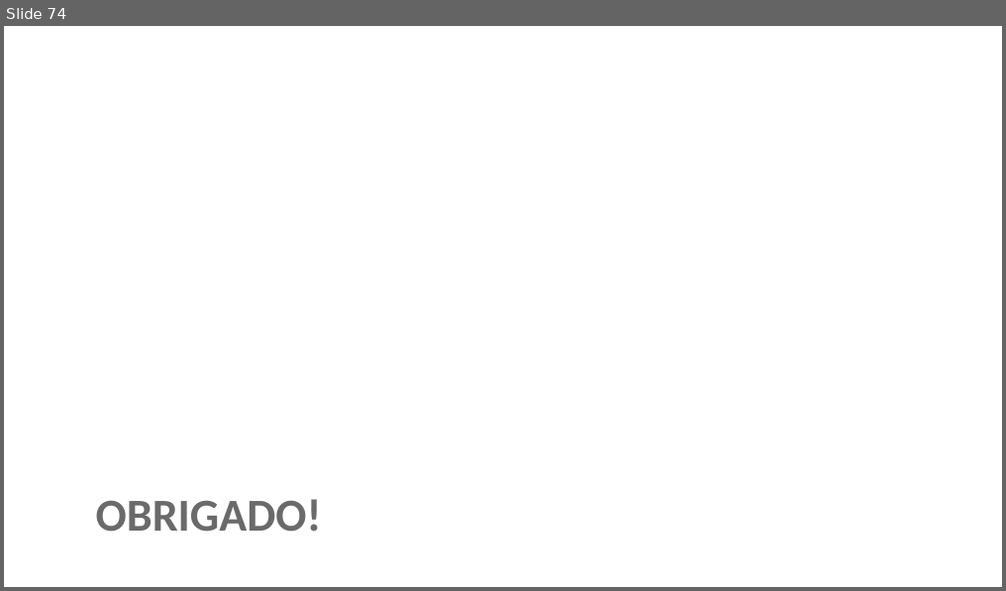
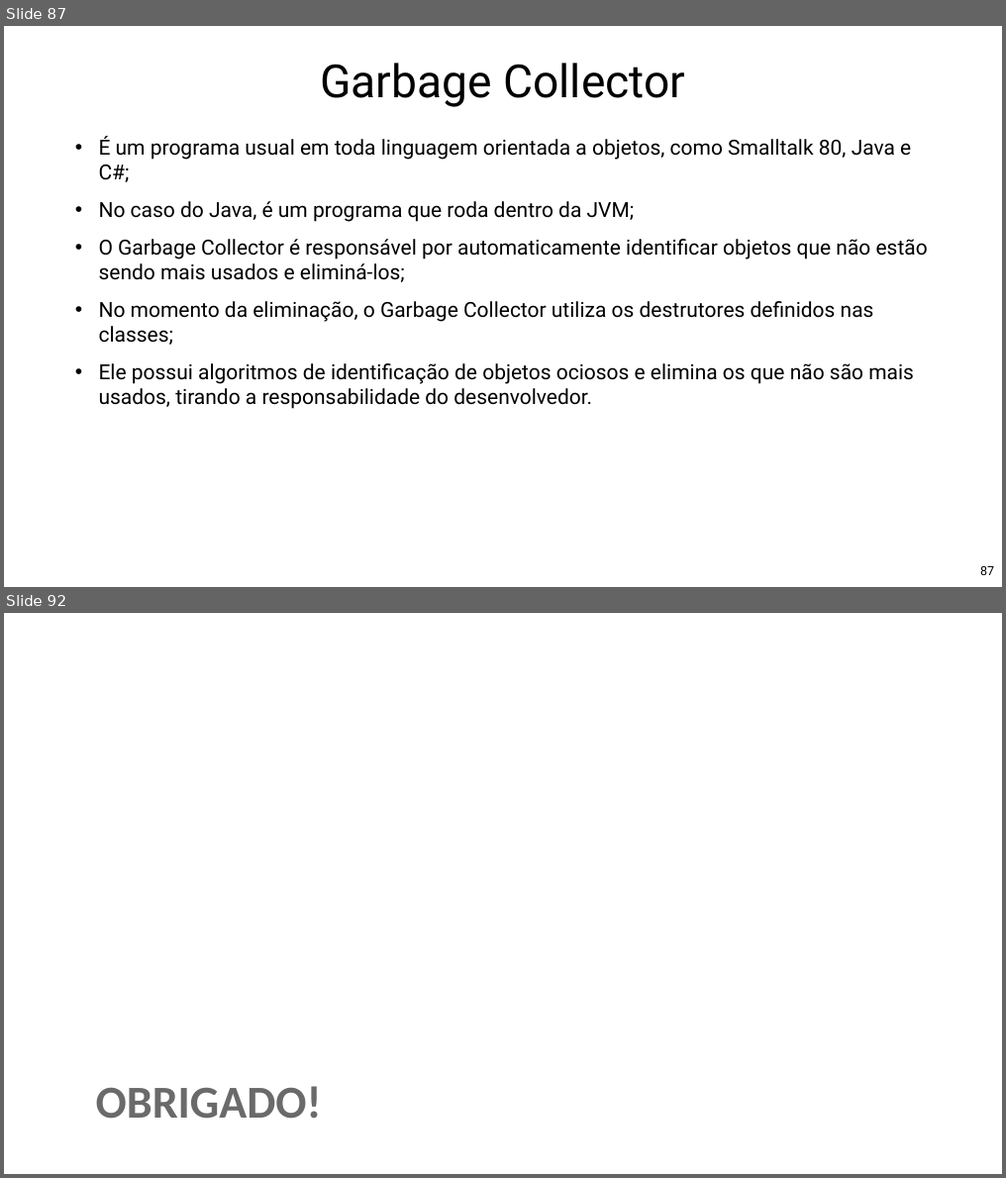
Before and after one commit to Pedrorocha13/2021.1-progoo, a slide deck: materiais/slides.pptx. Shown one above the other, each under a label of ours: slide 74 before the commit, slides 87 and 92 after it; the slides between them are not shown. The pictures are 1006x591 and 1006x1178 pixels, drawn with LibreOffice and Linux fonts; fonts in the diff are those of the drawing; background and template pictures are left out. Boxes give left, top, right and bottom in pixels: in the first picture for what was removed or moved away, otherwise in the second. Text is boxed around its words. In the diff, an @@ line names an element or a change of style, - is before the commit and + after.

```diff
--- a/materiais/slides.pptx
+++ b/materiais/slides.pptx
@@ slide 87 added at <box>4,26,1002,587</box>, background picture (left out) @@
@@ title added at <box>320,63,685,107</box>, 88 pt, text #000000 @@
+Garbage Collector
@@ text added at <box>99,136,928,409</box>, 40 pt, text #000000 @@
+• É um programa usual em toda linguagem orientada a objetos, como Smalltalk 80, Java e C#;
+• No caso do Java, é um programa que roda dentro da JVM;
+• O Garbage Collector é responsável por automaticamente identificar objetos que não estão sendo mais usados e eliminá-los;
+• No momento da eliminação, o Garbage Collector utiliza os destrutores definidos nas classes;
+• Ele possui algoritmos de identificação de objetos ociosos e elimina os que não são mais usados, tirando a responsabilidade do desenvolvedor.
@@ page number added at <box>980,567,994,575</box>, 24 pt, text #000000 @@
+87
@@ what was slide 74 is now slide 92 @@
```
Also in this commit, not shown: 25 slides changed, 17 other slides added, 1 other file.
